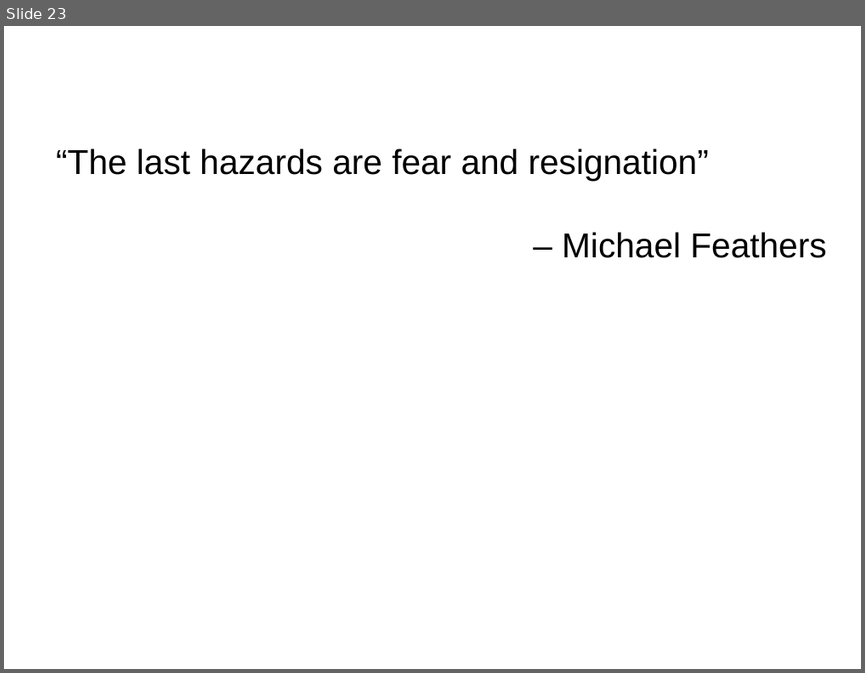
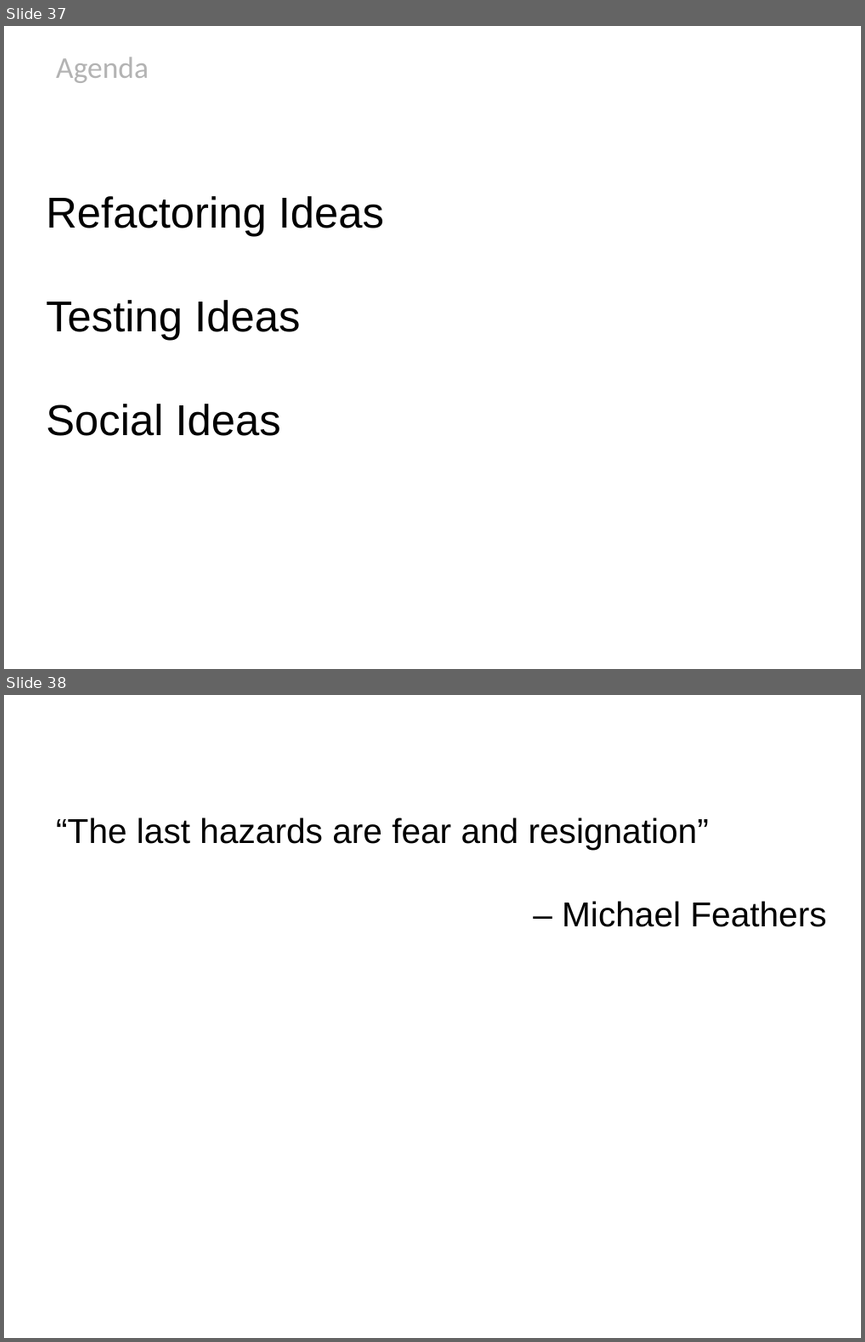
Before and after one commit to HamletDRC/presentations, a slide deck: newideasforoldcode/NewIdeasForOldCode_Confess2011.odp. Shown one above the other, each under a label of ours: slide 23 before the commit, slides 37 and 38 after it. The pictures are 865x673 and 865x1342 pixels, drawn with LibreOffice and Linux fonts; fonts in the diff are those of the drawing; background and template pictures are left out. Boxes give left, top, right and bottom in pixels: in the first picture for what was removed or moved away, otherwise in the second. Text is boxed around its words. In the diff, an @@ line names an element or a change of style, - is before the commit and + after.

Commit message:
added some social problem slides.

```diff
--- a/newideasforoldcode/NewIdeasForOldCode_Confess2011.odp
+++ b/newideasforoldcode/NewIdeasForOldCode_Confess2011.odp
@@ slide 37 added at (4,26,861,669), background picture (left out) @@
@@ title added at (56,57,148,83), 28 pt, text #B3B3B3 @@
+Agenda
@@ text added at (46,196,384,436), 40 pt, text #000000 @@
+Refactoring Ideas
+Testing Ideas
+Social Ideas
@@ what was slide 23 is now slide 38 @@
```
Also in this commit, not shown: 14 other slides added, 1 other file.
